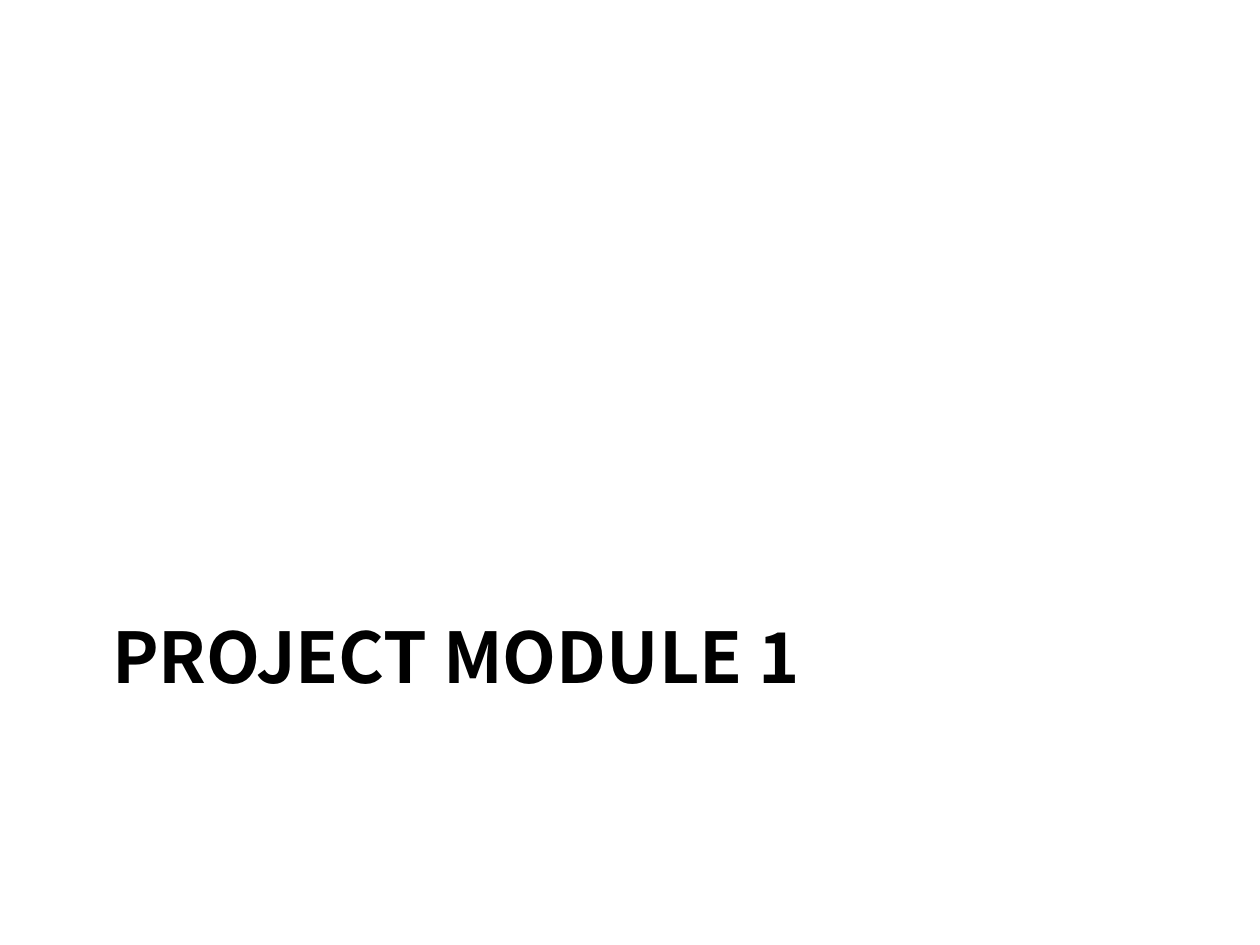
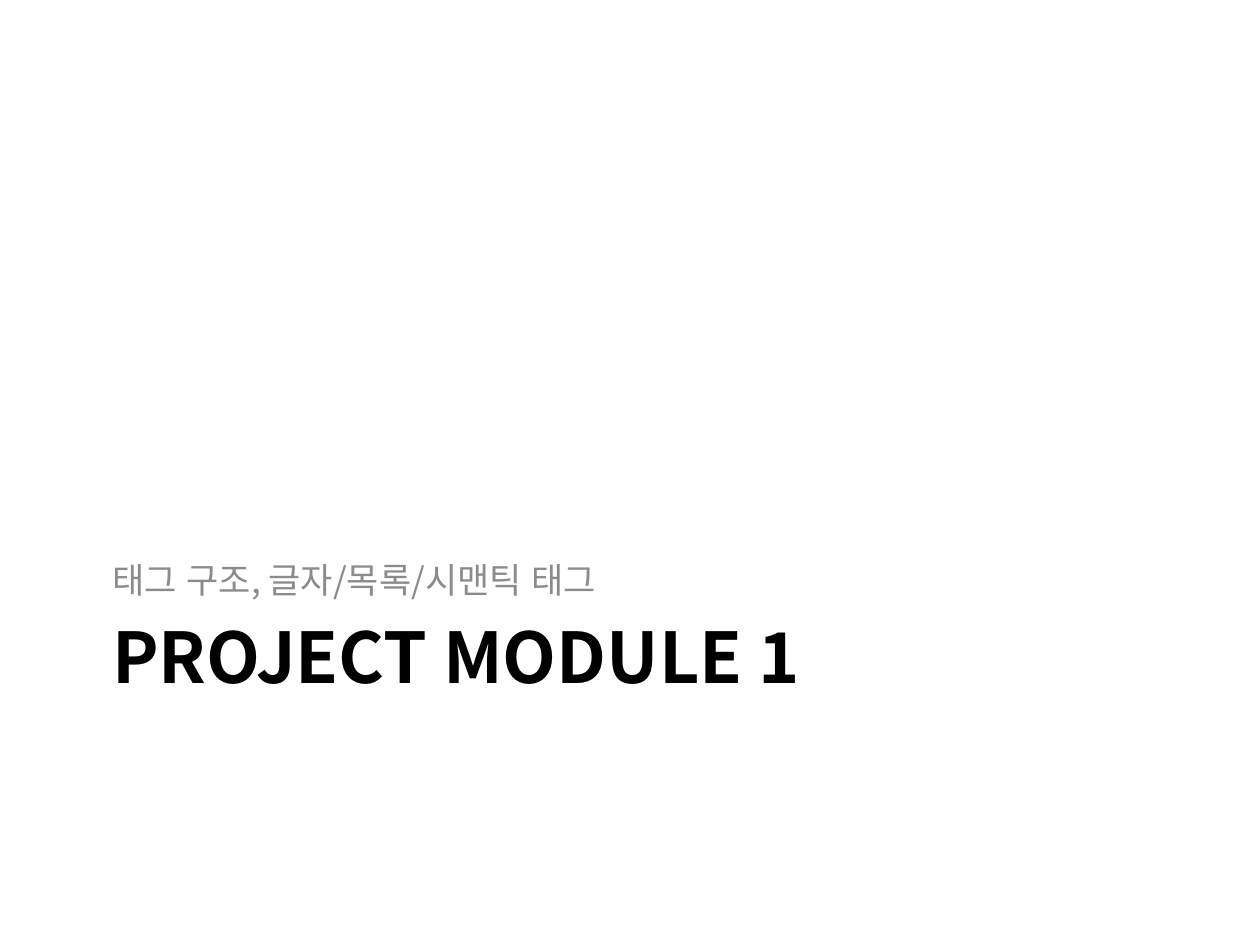
Before and after one commit to kdkcom1234/git2021, a slide deck: slide 6 of 1-html-css/01. HTML5 개요 및 레이아웃.pptx. Drawn at 1260x945 pixels with LibreOffice and Linux fonts; fonts in the diff are those of the drawing. Boxes give left, top, right and bottom in pixels: in the first picture for what was removed or moved away, otherwise in the second. Text is boxed around its words. In the diff, an @@ line names an element or a change of style, - is before the commit and + after.

```diff
--- a/1-html-css/01. HTML5 개요 및 레이아웃.pptx
+++ b/1-html-css/01. HTML5 개요 및 레이아웃.pptx
@@ text added at <box>112,564,596,599</box>, 20 pt, text #8C8C8C @@
+태그 구조, 글자/목록/시맨틱 태그
```
Also in this commit, not shown: 3 other slides changed, 26 other files.
